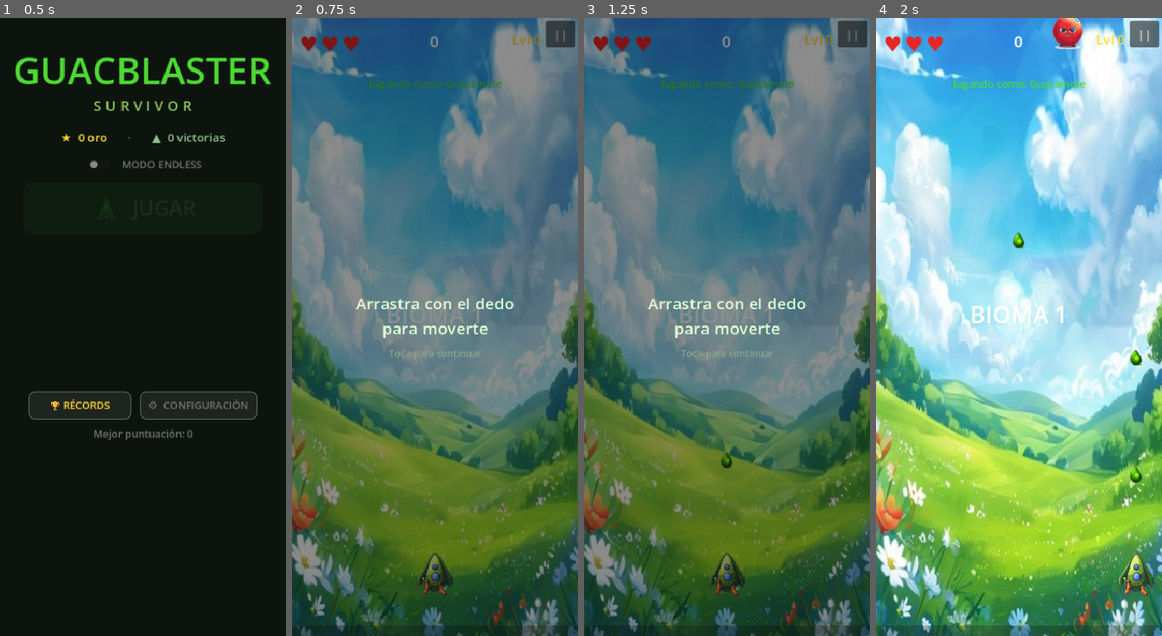
Above: before the commit, frames 1-4 (left to right).
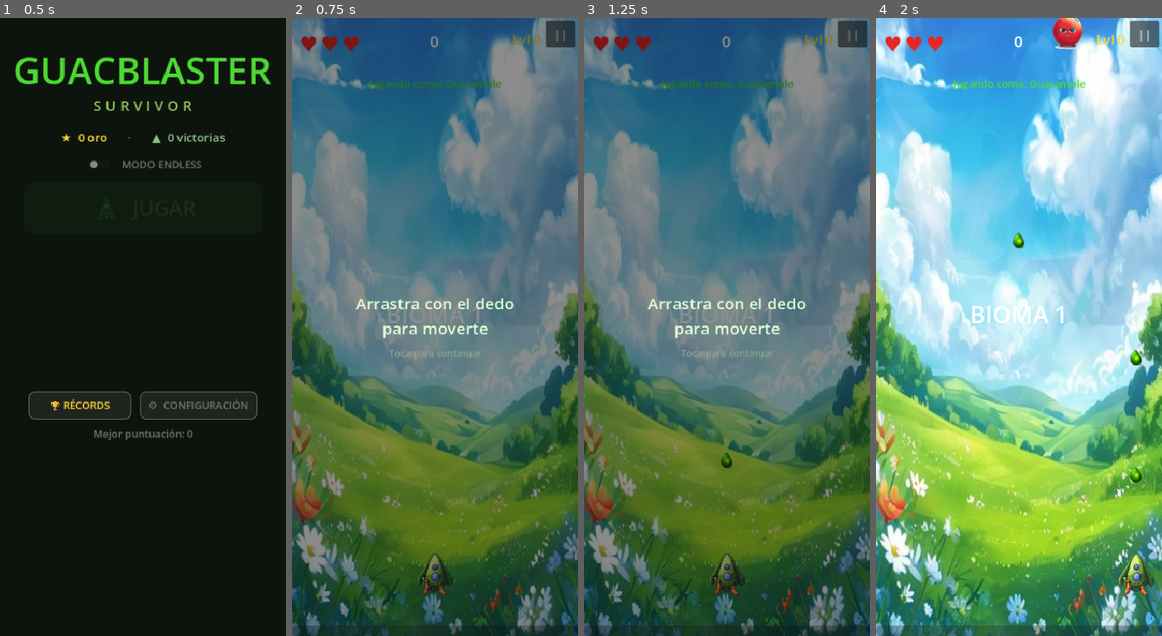
Above: after the commit, the same moments.

Repository: JoseNoIP/gb-GuacBlaster-Survivor
Game: Godot game, scene res://src/scenes/Main.tscn
Same seed, same stepped clock (60 frames per second), same inputs: the game is played once before the commit and once after it.
Inputs (mouse positions are in pixels of both pictures, inside the frame that each line leads up to):
- Up to frame 1 (0.5 s): no input
- Up to frame 2 (0.75 s): click (435, 209) at 0.5 s
- Up to frame 3 (1.25 s): no input
- Up to frame 4 (2 s): click "||" at 1.25 s

Frame 1 is identical in both runs. In frame 2, 18% of the frame differs, in the area x 0-100%, y 0-100%; in frame 3, 18%; in frame 4, 33%.

Commit message:
feat: Implement background zoom effect towards vanishing point and adjust sprite positioning

Diff:
--- a/src/scenes/Game.gd
+++ b/src/scenes/Game.gd
@@ -4,11 +4,12 @@
 const SHAKE_DURATION: float = 0.3
 const SHAKE_STRENGTH: float = 5.0
 
-const BG_SCROLL_X: float = 22.0
-const BG_SCROLL_Y: float = 18.0
-const BG_SPEED_X: float = 0.11
-const BG_SPEED_Y: float = 0.08
 const BG_PULSE_SPEED: float = 0.35
+# Vanishing point at 25% from top — enemies/projectiles will converge here later
+const VP_Y_RATIO: float = 0.25
+# Background zooms in slowly toward VP: 8% total over BG_ZOOM_DURATION seconds
+const BG_ZOOM_MAX: float = 0.08
+const BG_ZOOM_DURATION: float = 180.0
 
 var _shake_timer: float = 0.0
 var _tutorial_root: Control = null
@@ -16,6 +17,7 @@
 var _bg_time: float = 0.0
 var _bg_base_color: Color = Color(0.08, 0.1, 0.08, 1.0)
 var _bg_sprite: Sprite2D = null
+var _bg_initial_scale: Vector2 = Vector2.ONE
 var _vp_center: Vector2 = Vector2.ZERO
 
 @onready var _camera: Camera2D = $Camera2D
@@ -43,8 +45,13 @@
 	var pulse: float = (1.0 + sin(_bg_time * BG_PULSE_SPEED)) * 0.5
 	_background.color = _bg_base_color.lerp(_bg_base_color.lightened(0.10), pulse)
 	if _bg_sprite != null:
-		_bg_sprite.position.x = _vp_center.x + sin(_bg_time * BG_SPEED_X) * BG_SCROLL_X
-		_bg_sprite.position.y = _vp_center.y + sin(_bg_time * BG_SPEED_Y) * BG_SCROLL_Y
+		# Zoom slowly toward vanishing point (VP_Y_RATIO from top, centered horizontally).
+		# Math: for VP at (Cx, Cy - H*VP_Y_RATIO), keeping VP stationary while scaling:
+		#   position.y = Cy * (1 + 2 * VP_Y_RATIO * z)  where z = zoom progress 0→BG_ZOOM_MAX
+		var z: float = minf(_bg_time / BG_ZOOM_DURATION, 1.0) * BG_ZOOM_MAX
+		_bg_sprite.scale = _bg_initial_scale * (1.0 + z)
+		_bg_sprite.position.x = _vp_center.x
+		_bg_sprite.position.y = _vp_center.y * (1.0 + 2.0 * VP_Y_RATIO * z)
 	if _shake_timer > 0.0:
 		_shake_timer -= delta
 		_camera.offset = Vector2(
@@ -78,9 +85,8 @@
 	var tex_size: Vector2 = tex.get_size()
 	var vp: Vector2 = get_viewport_rect().size
 	var base_scale: Vector2 = Vector2(vp.x / tex_size.x, vp.y / tex_size.y)
-	var extra: float = maxf(
-		BG_SCROLL_X * 2.0 / vp.x, BG_SCROLL_Y * 2.0 / vp.y
-	) + 0.02
+	# Extra margin so VP zoom never reveals black edges (shift + scale growth)
+	var extra: float = BG_ZOOM_MAX * VP_Y_RATIO + 0.06
 	var sprite: Sprite2D = Sprite2D.new()
 	sprite.texture = tex
 	sprite.centered = true
@@ -88,6 +94,7 @@
 	sprite.scale = base_scale * (1.0 + extra)
 	sprite.modulate = _get_gen_tint(gen)
 	_bg_sprite = sprite
+	_bg_initial_scale = sprite.scale
 	add_child(sprite)
 	move_child(sprite, _background.get_index() + 1)
 
